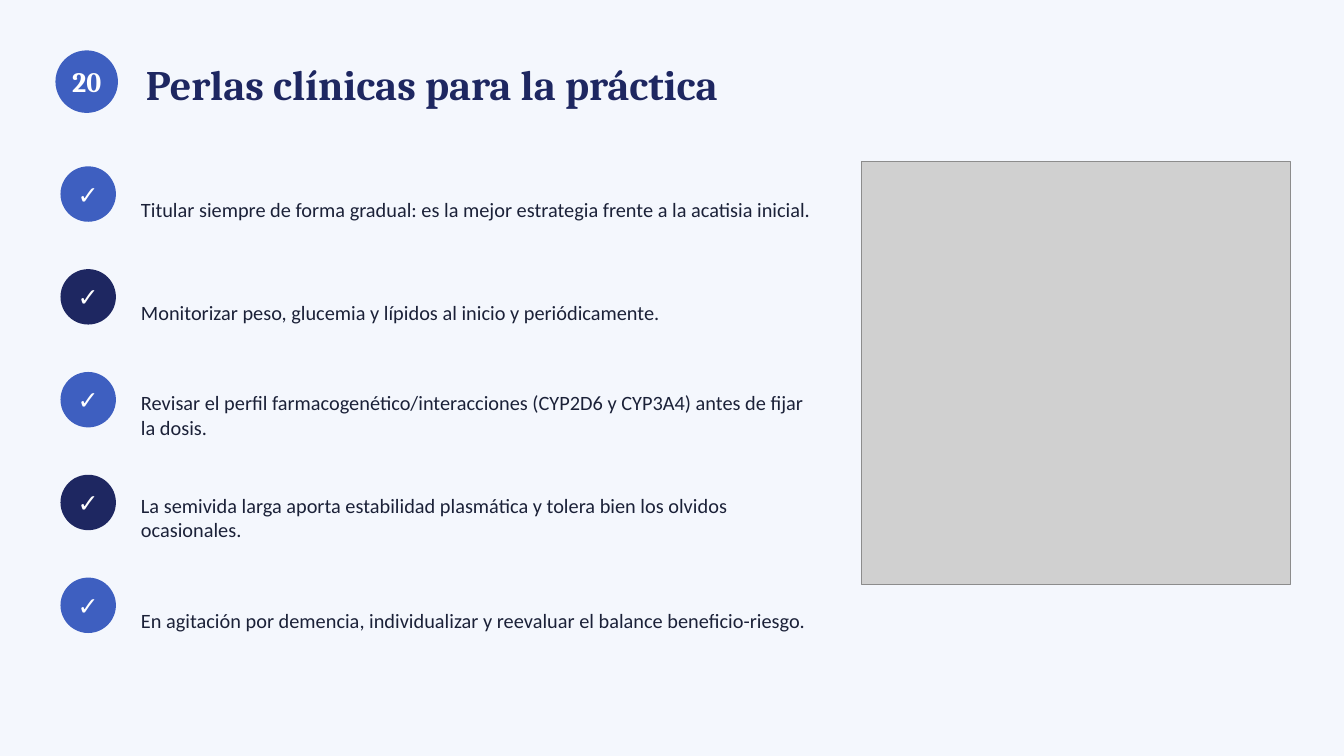
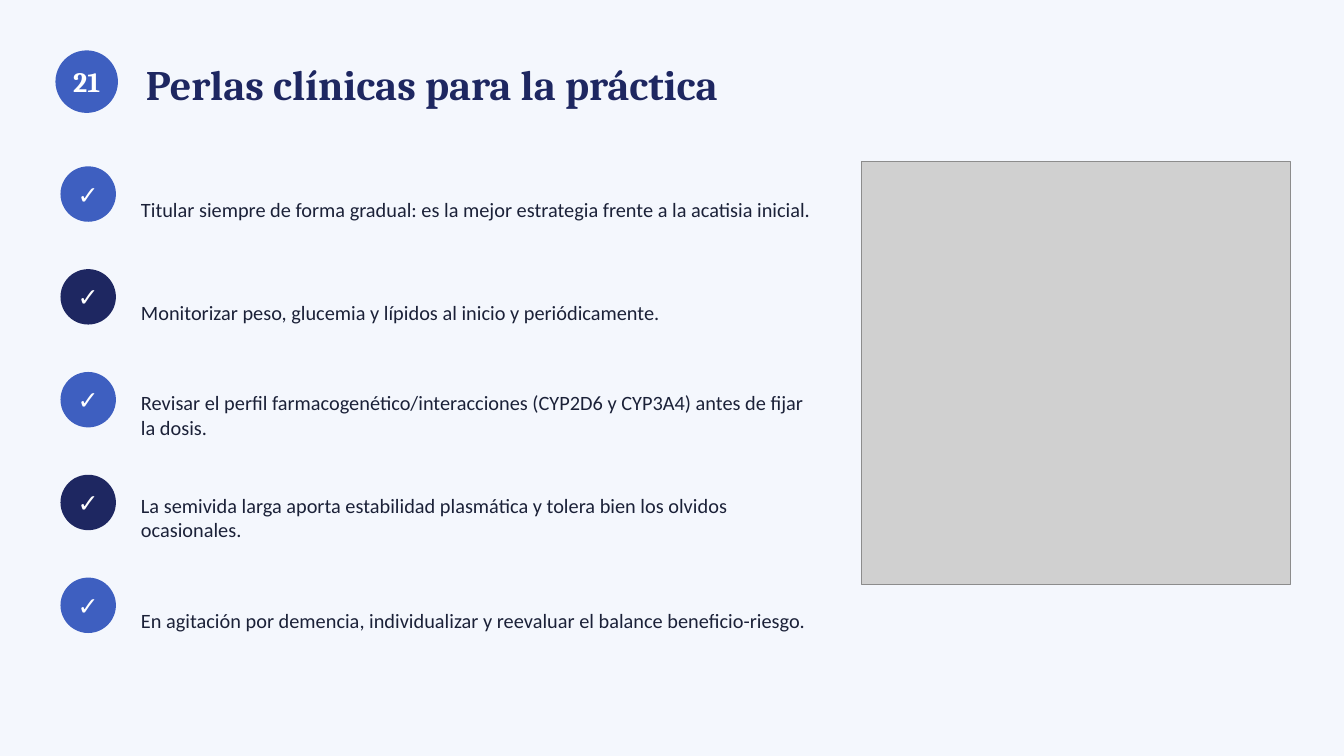
Before and after one commit to rjrm0483-cloud/Proyectos-RJ-., a slide deck: slide 22 of Brexpiprazol_Presentacion_Dra_Heydi_Trujillo.pptx (slide 21 before the commit). Drawn at 1344x756 pixels with LibreOffice and Linux fonts; fonts in the diff are those of the drawing; grey boxes stand for pictures. Boxes give left, top, right and bottom in pixels: in the first picture for what was removed or moved away, otherwise in the second. Text is boxed around its words. In the diff, an @@ line names an element or a change of style, - is before the commit and + after.

```diff
--- a/Brexpiprazol_Presentacion_Dra_Heydi_Trujillo.pptx
+++ b/Brexpiprazol_Presentacion_Dra_Heydi_Trujillo.pptx
@@ text at (73, 73, 100, 92): text changed @@
-20
+21
```
Also in this commit, not shown: 7 other slides changed, 1 slide added, 1 other file.
